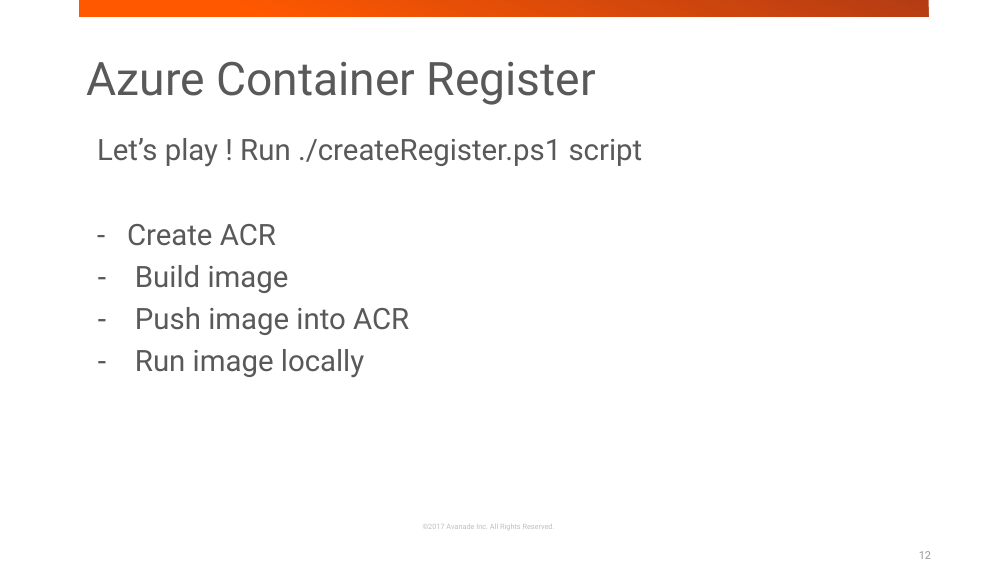
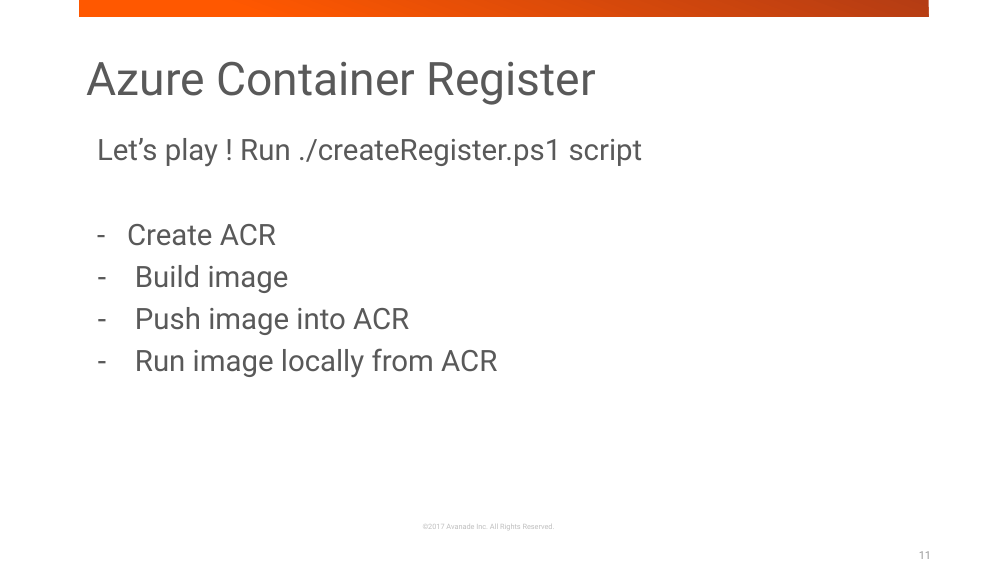
Before and after one commit to jakubgw/azure-containerization, a slide deck: slide 11 of azure-containerization.pptx (slide 12 before the commit). Drawn at 1008x567 pixels with LibreOffice and Linux fonts; fonts in the diff are those of the drawing; background and template pictures are left out. Boxes give left, top, right and bottom in pixels: in the first picture for what was removed or moved away, otherwise in the second. Text is boxed around its words. In the diff, an @@ line names an element or a change of style, - is before the commit and + after.

```diff
--- a/azure-containerization.pptx
+++ b/azure-containerization.pptx
@@ text at [135,348,497,377]: text changed @@
-– Run image locally
+– Run image locally from ACR
@@ page number at [919,551,931,559]: text changed @@
-12
+11
```
Also in this commit, not shown: 3 other slides changed, 6 slides added, 2 slides removed, 6 other files.
